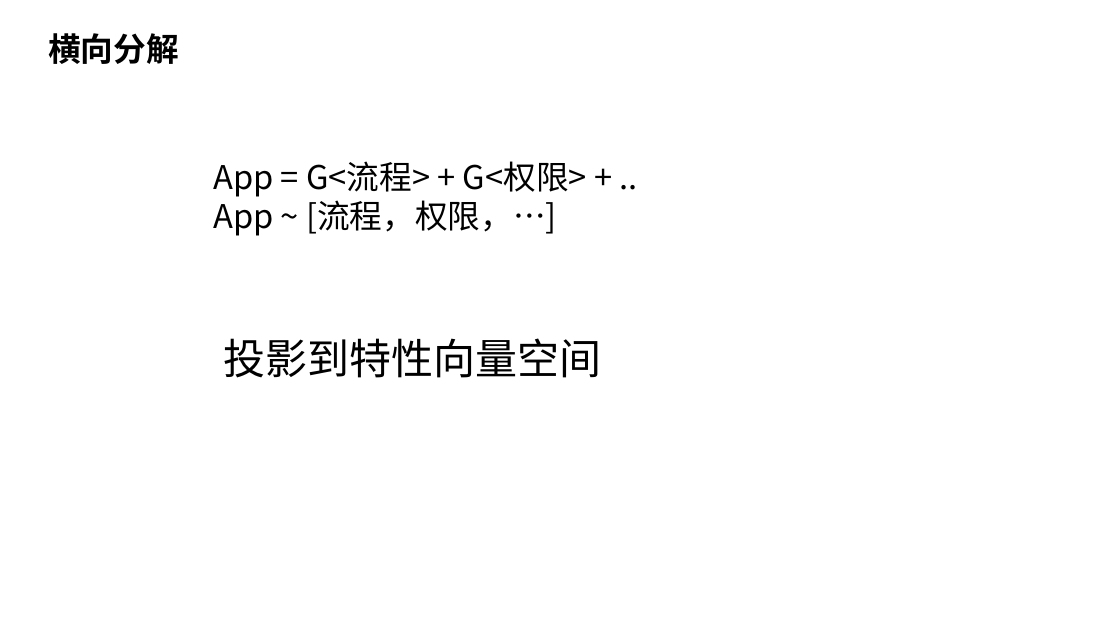
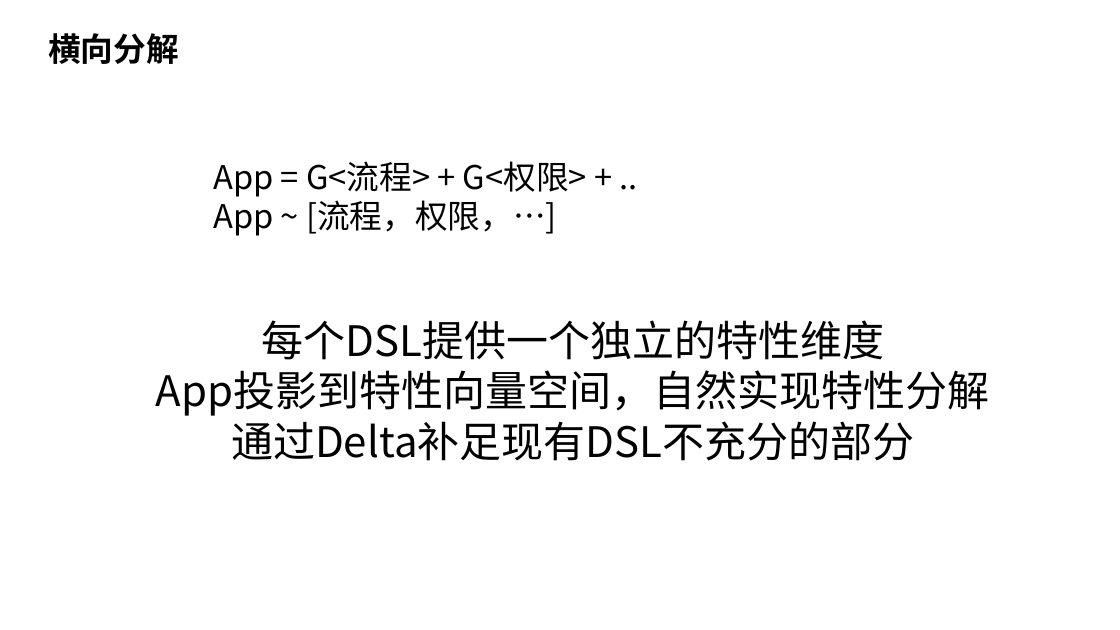
Before and after one commit to nop-platform/nop-entropy-docs, a slide deck: slide 17 of src/ppt/theory-of-reversible-computation.pptx. Drawn at 1120x630 pixels with LibreOffice and Linux fonts; fonts in the diff are those of the drawing. Boxes give left, top, right and bottom in pixels: in the first picture for what was removed or moved away, otherwise in the second. Text is boxed around its words. In the diff, an @@ line names an element or a change of style, - is before the commit and + after.

```diff
--- a/src/ppt/theory-of-reversible-computation.pptx
+++ b/src/ppt/theory-of-reversible-computation.pptx
@@ text at <box>156,320,990,461</box>: text changed @@
-投影到特性向量空间
+每个DSL提供一个独立的特性维度
+App投影到特性向量空间，自然实现特性分解
+通过Delta补足现有DSL不充分的部分
```
Also in this commit, not shown: 15 other slides changed.
